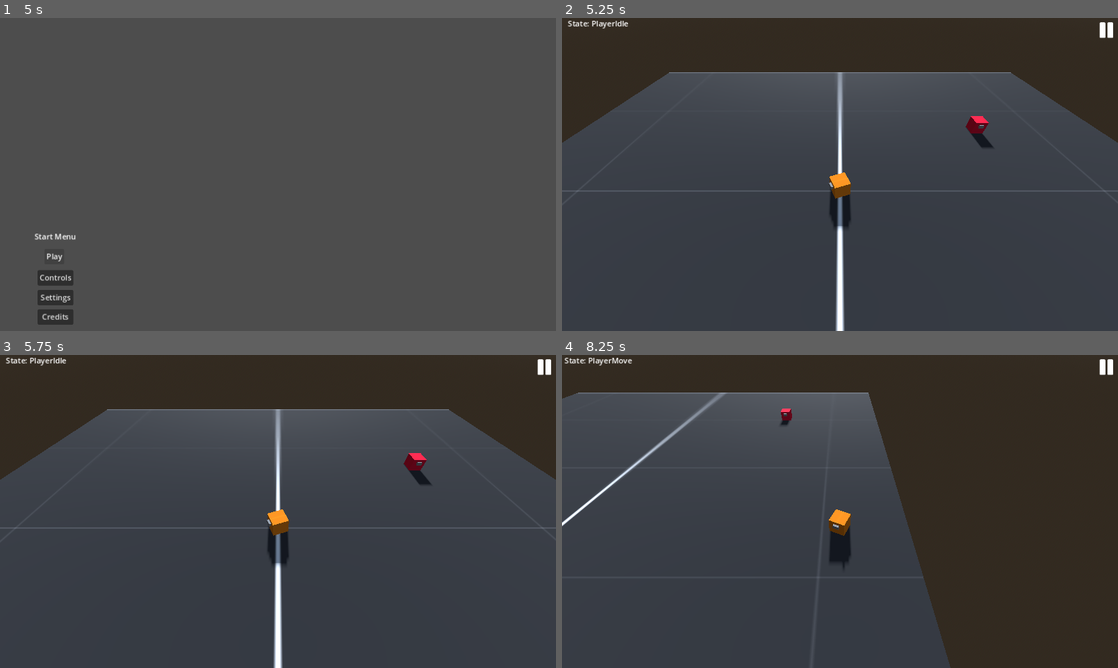
Above: before the commit, frames 1-4 (two rows, left to right).
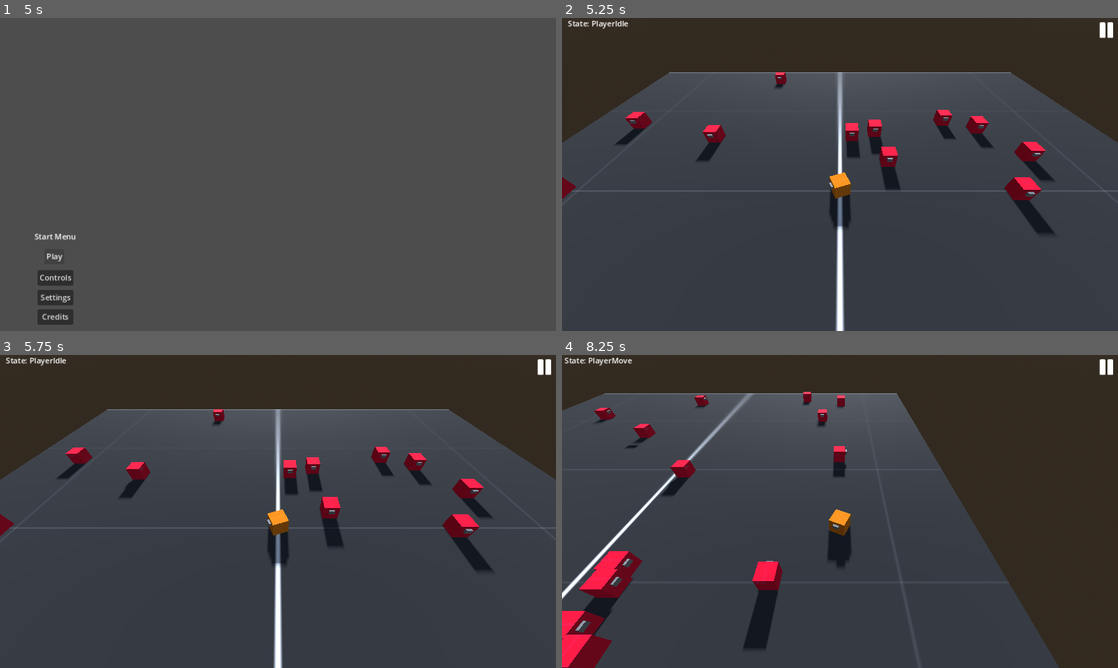
Above: after the commit, the same moments.

Repository: anqilique/2024-GameDev-Internal-Public
Game: Godot game, scene res://scenes/start_menu.tscn
Two runs of this game, one before a commit and one after it. Both use one fixed random seed, a clock stepped at 60 frames per second and the inputs below.
Inputs (mouse positions are in pixels of both pictures, inside the frame that each line leads up to):
- Up to frame 1 (5 s): click "Controls" at 0.5 s; click "Return" at 1.25 s; click "Settings" at 2 s; click "Return" at 2.75 s; click "Credits" at 3.5 s; click "Return" at 4.25 s
- Up to frame 2 (5.25 s): click "Play" at 5 s
- Up to frame 3 (5.75 s): no input
- Up to frame 4 (8.25 s): tap Enter (ui_accept) at 5.75, 6.02, 6.77 s; move the mouse to (962, 495) at 5.77 s; hold Right (ui_right) 5.78-6.53 s; move the mouse to (728, 527) at 6.52 s; hold Down (ui_down) 6.53-7.28 s; move the mouse to (895, 442) at 7.27 s; hold Right (ui_right) 7.28-8.03 s; move the mouse to (812, 574) at 8.02 s; hold Up (ui_up) from 8.03 s (still down)

Frame 1 is identical in both runs. In frame 2, 2.9% of the frame differs, in the area x 0-89%, y 17-69%; in frame 3, 3.0%; in frame 4, 17%, in the area x 0-90%, y 11-100%.

Commit message:
Minor Edits

Diff:
--- a/scenes/player.tscn
+++ b/scenes/player.tscn
@@ -76,6 +76,7 @@
 horizontal_alignment = 1
 
 [node name="RecoveryTimer" type="Timer" parent="."]
+wait_time = 0.5
 one_shot = true
 
 [connection signal="timeout" from="RecoveryTimer" to="." method="_on_recovery_timer_timeout"]
--- a/scripts/health_component.gd
+++ b/scripts/health_component.gd
@@ -9,6 +9,9 @@
 	health -= attack.attack_damage
 
 	print("	-->	", health, " / ", max_health)
+
+	if get_parent().name == "Player":
+		PlayerVars.current_health = health
 
 	if health <= 0:
 		var death_state = ""
--- a/scripts/main.gd
+++ b/scripts/main.gd
@@ -4,7 +4,7 @@
 
 # Called when the node enters the scene tree for the first time.
 func _ready():
-	spawn_enemies(2)
+	spawn_enemies(20)
 
 func spawn_enemies(how_many):
 	for n in range(how_many):
@@ -18,5 +18,5 @@
 		new_enemy.add_to_group("Enemies")
 
 # Called every frame. 'delta' is the elapsed time since the previous frame.
-func _process(delta):
+func _process(_delta):
 	pass
--- a/scripts/menu.gd
+++ b/scripts/menu.gd
@@ -7,7 +7,7 @@
 
 
 # Called every frame. 'delta' is the elapsed time since the previous frame.
-func _process(delta):
+func _process(_delta):
 	pass
 
 """
--- a/scripts/state_base.gd
+++ b/scripts/state_base.gd
@@ -7,8 +7,8 @@
 func exit():
 	pass
 
-func update(delta):
+func update(_delta):
 	pass
 
-func physics_update(delta):
+func physics_update(_delta):
 	pass
--- a/scripts/states/enemy_attack.gd
+++ b/scripts/states/enemy_attack.gd
@@ -9,7 +9,7 @@
 	enemy = get_parent().get_parent()
 	enemy.get_node("AttackTimer").wait_time = attack_cooldown
 
-func update(delta):
+func update(_delta):
 	if enemy.get_node("AttackTimer").is_stopped():
 		for body in enemy.get_node("Hitbox3D").get_overlapping_bodies():
 			if body.has_node("HurtboxComponent") and body.name == "Player":
--- a/scripts/states/enemy_idle.gd
+++ b/scripts/states/enemy_idle.gd
@@ -7,7 +7,7 @@
 	enemy = get_parent().get_parent()
 
 
-func physics_update(delta):
+func physics_update(_delta):
 	enemy.velocity.x = move_toward(enemy.velocity.x, 0, 12)
 	enemy.velocity.z = move_toward(enemy.velocity.z, 0, 12)
 
--- a/scripts/states/enemy_wander.gd
+++ b/scripts/states/enemy_wander.gd
@@ -6,6 +6,7 @@
 var enemy
 var moving
 var direction
+
 var movement_dict = {
 	"FORWARD" : -1,
 	"BACKWARD" : 1,
@@ -18,7 +19,7 @@
 	direction = movement_dict.keys().pick_random()
 
 
-func physics_update(delta):
+func physics_update(_delta):
 	if direction in ["FORWARD", "BACKWARD"]:
 		enemy.velocity.z += SPEED * movement_dict[direction]
 	elif direction in ["LEFT", "RIGHT"]:
--- a/scripts/states/player_idle.gd
+++ b/scripts/states/player_idle.gd
@@ -6,7 +6,7 @@
 func enter():
 	player = get_tree().get_first_node_in_group("Player")
 
-func update(delta):
+func update(_delta):
 	if (  # If any of the horizontal movement keys are pressed.
 		Input.is_action_pressed("ui_left") or
 		Input.is_action_pressed("ui_right") or
@@ -16,7 +16,7 @@
 	):
 		get_parent().on_child_transition(self, "PlayerMove")
 
-func physics_update(delta):
+func physics_update(_delta):
 	# Handle jump.
 	if Input.is_action_just_pressed("ui_accept") and player.is_on_floor():
 		get_parent().on_child_transition(self, "PlayerJump")
--- a/scripts/states/player_jump.gd
+++ b/scripts/states/player_jump.gd
@@ -8,7 +8,7 @@
 func enter():
 	player = get_tree().get_first_node_in_group("Player")
 
-func physics_update(delta):
+func physics_update(_delta):
 	# Handle jump.
 	if Input.is_action_pressed("ui_accept") or player.is_on_floor():
 		can_jump = true
--- a/scripts/states/player_move.gd
+++ b/scripts/states/player_move.gd
@@ -10,10 +10,10 @@
 func exit():
 	pass
 
-func update(delta):
+func update(_delta):
 	pass
 
-func physics_update(delta):
+func physics_update(_delta):
 	# Handle jump.
 	if Input.is_action_just_pressed("ui_accept") and player.is_on_floor():
 		get_parent().on_child_transition(self, "PlayerJump")
--- a/scripts/states/player_takedmg.gd
+++ b/scripts/states/player_takedmg.gd
@@ -1,7 +1,7 @@
 extends State
 class_name PlayerTakeDMG
 
-const DAMAGED_SPEED = 4
+const DAMAGED_SPEED = 8
 
 var player
 
@@ -9,7 +9,7 @@
 	player = get_tree().get_first_node_in_group("Player")
 	player.get_node("RecoveryTimer").start()
 
-func physics_update(delta):
+func physics_update(_delta):
 	var input_dir = Input.get_vector("ui_left", "ui_right", "ui_up", "ui_down")
 	var direction = (player.transform.basis * Vector3(input_dir.x, 0, input_dir.y)).normalized()
 
